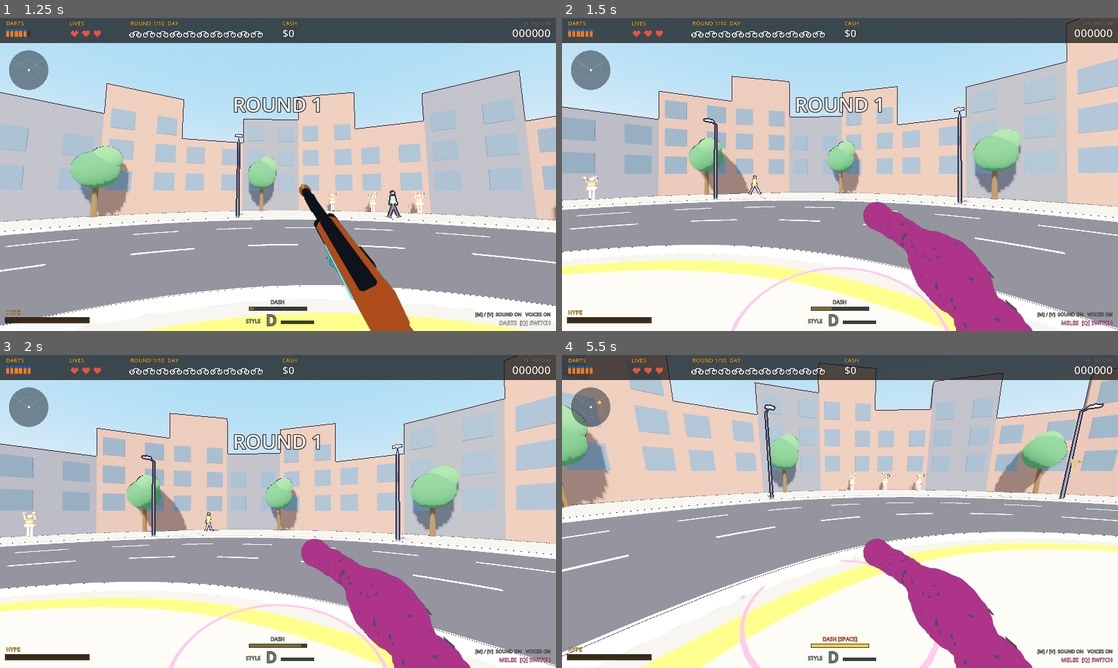
Above: before the commit, frames 1-4 (two rows, left to right).
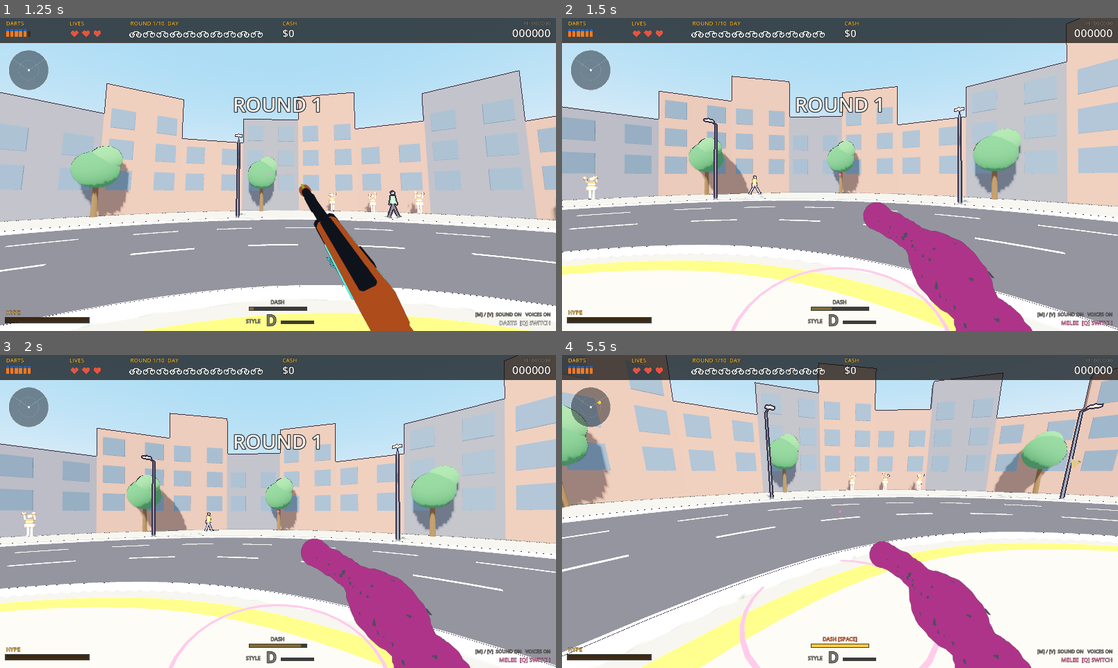
Above: after the commit, the same moments.

Repository: GVihi/FstreliBiciklina3D
Game: Godot game, scene res://main.tscn
The game is run twice, just before and just after one commit, with the same random seed, the same clock (stepped at 60 frames per second) and the same inputs.
Inputs (mouse positions are in pixels of both pictures, inside the frame that each line leads up to):
- Up to frame 1 (1.25 s): tap Enter at 0.5 s; move the mouse to (400, 158) at 0.52 s; hold Right from 0.53 s (still down); tap R at 0.6 s; click (400, 158) at 0.67 s; tap Space at 0.77 s
- Up to frame 2 (1.5 s): move the mouse to (812, 174) at 1.27 s; release Right at 1.28 s; hold Up from 1.28 s (still down); tap Q at 1.35 s
- Up to frame 3 (2 s): keep holding Up; tap Space at 1.52 s
- Up to frame 4 (5.5 s): move the mouse to (851, 505) at 2.02 s; tap Tab at 2.1 s; release Up at 2.75 s; tap Space at 2.75, 3.77, 4.52 s; drag from (812, 574) to (673, 464) at 2.77 s; tap Enter at 3.5 s; move the mouse to (1006, 558) at 3.52 s; hold Left 3.53-4.28 s; tap Keypad Enter at 3.6 s; move the mouse to (795, 508) at 4.27 s; hold Up from 4.28 s (still down); tap 1 at 4.35 s; move the mouse to (845, 511) at 5.02 s; tap 2 at 5.1 s; click (845, 511) at 5.17 s

Frame 1 is identical in both runs. In frame 2, 0.2% of the frame differs, in the area x 54-85%, y 58-100%; in frame 3, 0.2%; in frame 4, 0.7%.

Commit message:
Add rubbery wobble to the melee swing (F3: rubbery wobble swing animation)
The jelly club now bends like rubber: a vertex shader (RUBBER_SHADER in
models.gd) bends the club towards its tip, ripples it and stretches it a little,
and update_jelly in player.gd drives it with a spring that chases the swing, so
the club lags behind, overshoots when the swing stops and rings down. The shader
copies colour, roughness and metallic from the .glb materials. Tuning constants
(JELLY_*) sit at the top of player.gd. RUBBER_WOBBLE = false keeps the club rigid.

Not run in Godot (not possible here); both scripts parse cleanly with gdtoolkit.

Co-Authored-By: Claude Sonnet 5.5 <noreply@anthropic.com>
Claude-Session: https://claude.ai/code/session_015HRZKPEsP2s5nR2Qy3okj2

Diff:
--- a/scripts/models.gd
+++ b/scripts/models.gd
@@ -523,7 +523,70 @@
 	for ch in root.get_children():
 		if ch is MeshInstance3D:
 			ch.cast_shadow = GeometryInstance3D.SHADOW_CASTING_SETTING_OFF
-	return {"root": root, "paddle": club}
+	var wob = _rubber_wobble_materials(club) if RUBBER_WOBBLE else []
+	return {"root": root, "paddle": club, "wobble": wob}
+
+# Wobble (Milestone F3): the club bends and ripples like jelly. The bend is done in the vertex shader, so the mesh stays one
+# object; player.gd drives the uniforms with a spring (update_gun). The shader copies colour, roughness and metallic from
+# the .glb's own materials, so the look is the same as without it. RUBBER_WOBBLE = false keeps the club rigid.
+const RUBBER_WOBBLE = true
+const RUBBER_REACH_Z = Vector2(0.2, -1.0)      # z of the knob (in your hand) and of the tip, the same as the model
+const RUBBER_SHADER = """
+shader_type spatial;
+
+uniform vec4 albedo : source_color = vec4(1.0, 0.31, 0.64, 1.0);
+uniform float roughness : hint_range(0.0, 1.0) = 0.12;
+uniform float metallic : hint_range(0.0, 1.0) = 0.0;
+uniform vec2 wob = vec2(0.0);        // how far the tip is pushed sideways and up (metres); the bend grows towards the tip
+uniform float jelly = 0.0;           // strength of the ripple that runs down the club (metres)
+uniform float phase = 0.0;           // moves the ripple
+uniform float squash = 0.0;          // above 0 stretches the club along its length and thins it
+uniform float knob_z = 0.2;
+uniform float tip_z = -1.0;
+
+void vertex() {
+	float h = clamp((knob_z - VERTEX.z) / (knob_z - tip_z), 0.0, 1.0);   // 0 at the hand, 1 at the tip
+	VERTEX.z = knob_z + (VERTEX.z - knob_z) * (1.0 + squash);
+	VERTEX.xy *= 1.0 - squash * 0.5;
+	VERTEX.x += wob.x * h * h + jelly * sin(h * 9.0 - phase) * h;
+	VERTEX.y += wob.y * h * h + jelly * 0.6 * sin(h * 7.0 - phase * 1.3 + 1.0) * h;
+}
+
+void fragment() {
+	ALBEDO = albedo.rgb;
+	ROUGHNESS = roughness;
+	METALLIC = metallic;
+}
+"""
+
+# swaps every surface of the club for a ShaderMaterial with the wobble; returns those materials (empty if it could not)
+static func _rubber_wobble_materials(club: Node) -> Array:
+	var mi: MeshInstance3D = null
+	if club is MeshInstance3D:
+		mi = club
+	else:
+		for ch in club.get_children():
+			if ch is MeshInstance3D:
+				mi = ch
+				break
+	if mi == null or mi.mesh == null:
+		return []
+	var sh = Shader.new()
+	sh.code = RUBBER_SHADER
+	var out = []
+	for i in range(mi.mesh.get_surface_count()):
+		var src = mi.mesh.surface_get_material(i)
+		var m = ShaderMaterial.new()
+		m.shader = sh
+		if src is BaseMaterial3D:
+			m.set_shader_parameter("albedo", src.albedo_color)
+			m.set_shader_parameter("roughness", src.roughness)
+			m.set_shader_parameter("metallic", src.metallic)
+		m.set_shader_parameter("knob_z", RUBBER_REACH_Z.x)
+		m.set_shader_parameter("tip_z", RUBBER_REACH_Z.y)
+		mi.set_surface_override_material(i, m)
+		out.append(m)
+	return out
 
 # The old melee weapon: a GIANT ribbed, rubbery pink gummy worm, held by the tail. The tail is at +Z (in your hand) and
 # the worm reaches out along -Z with a lazy S-curve. Each rib is a flattened sphere; light and dark pink alternate.
--- a/scripts/player.gd
+++ b/scripts/player.gd
@@ -29,6 +29,24 @@
 var shell_out = false           # true once the shell of the current pump has been thrown out
 var pump_slide = 0.0            # 0 = slide forward, 1 = pulled all the way back
 var load_blend = 0.0            # 0 = normal hold, 1 = tilted for loading shells
+
+# jelly club wobble (Milestone F3): the tip of the club trails behind the swing on a spring, so it bends against the swing,
+# overshoots when the swing stops and rings down. Fed to the club's vertex shader in update_gun.
+var jelly_tip = 0.0             # where the tip is on the swing scale (-1 to 1); it chases the swing
+var jelly_tip_v = 0.0
+var jelly_phase = 0.0           # moves the ripple that runs down the club
+
+# Jelly club wobble tuning (Milestone F3). Metres unless noted.
+const JELLY_STIFFNESS = 420.0   # spring strength: higher = the tip keeps up better and rings faster
+const JELLY_DAMPING = 9.0       # spring damping: lower = more wobble after the swing (about 4 bounces now)
+const JELLY_BEND = 0.16         # sideways bend of the tip per unit of lag (full swing lag gives about 15 cm)
+const JELLY_DROOP = 0.05        # the tip also sags this much (per unit of lag) while the club whips
+const JELLY_RIPPLE_IDLE = 0.004 # a tiny ripple that is always there
+const JELLY_RIPPLE_GAIN = 0.0025# ripple strength per unit of tip speed
+const JELLY_RIPPLE_MAX = 0.03
+const JELLY_RIPPLE_SPEED = 14.0 # how fast the ripple runs (rad/s)
+const JELLY_SQUASH = 0.05       # stretch along the club per unit of lag, thinning it a little
+const JELLY_SQUASH_MAX = 0.06
 
 # Gun motion tuning (Milestone F2). Everything is in metres / radians and fades out while aiming down sights.
 const IDLE_SWAY = 0.0035        # breathing: how far the gun drifts up/down while standing still
@@ -424,6 +442,7 @@
 		sw = (-1.0 + 2.0 * k) * g.swing_dir
 	rb.position = Vector3(0.3, -0.34, -0.5 + (0.0 if g.swing_t <= 0.0 else -0.12))
 	rb.rotation = Vector3(0.0, sw * 0.9, -0.15 + sw * 0.25)
+	update_jelly(dt, sw, rb.visible)
 
 	# melee reach ring on the floor
 	var show_ring = g.melee and g.state == "play" and not g.paused
@@ -433,3 +452,28 @@
 		var rr = z["r"] * 0.8
 		g.melee_ring.position = Vector3(z["c"].x, 0.04, z["c"].z)
 		g.melee_ring.scale = Vector3(rr, 1.0, rr)
+
+# Jelly club wobble: a spring chases the swing, and the lag between the swing and the spring bends the club.
+# sw is the swing position (-1 to 1, 0 at rest); the same number that turns the club in update_gun.
+func update_jelly(dt: float, sw: float, shown: bool) -> void:
+	var mats = g.rubber.get("wobble", [])
+	if mats.is_empty():
+		return
+	if not shown:
+		jelly_tip = 0.0                      # start from rest when the club comes back
+		jelly_tip_v = 0.0
+		return
+	var step = minf(dt, 1.0 / 30.0)          # a long frame must not blow the spring up
+	jelly_tip_v += (JELLY_STIFFNESS * (sw - jelly_tip) - JELLY_DAMPING * jelly_tip_v) * step
+	jelly_tip += jelly_tip_v * step
+	jelly_phase += JELLY_RIPPLE_SPEED * step
+	var lag = sw - jelly_tip                 # > 0 while the swing runs ahead of the tip
+	var side = lag * JELLY_BEND
+	var droop = -absf(lag) * JELLY_DROOP
+	var ripple = minf(JELLY_RIPPLE_IDLE + absf(jelly_tip_v) * JELLY_RIPPLE_GAIN, JELLY_RIPPLE_MAX)
+	var squash = minf(absf(lag) * JELLY_SQUASH, JELLY_SQUASH_MAX)
+	for m in mats:
+		m.set_shader_parameter("wob", Vector2(side, droop))
+		m.set_shader_parameter("jelly", ripple)
+		m.set_shader_parameter("phase", jelly_phase)
+		m.set_shader_parameter("squash", squash)
Not shown, changed: README.md
